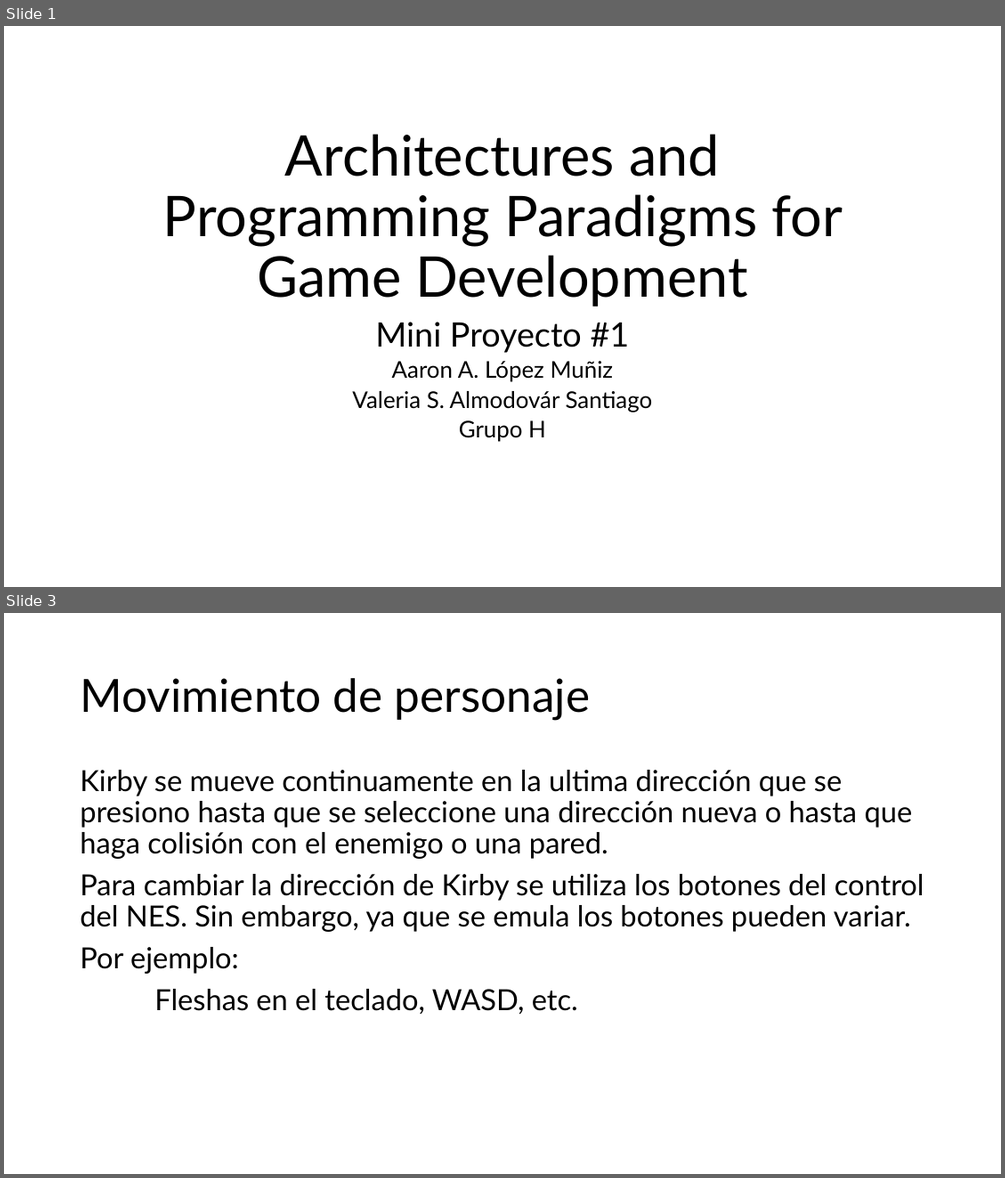
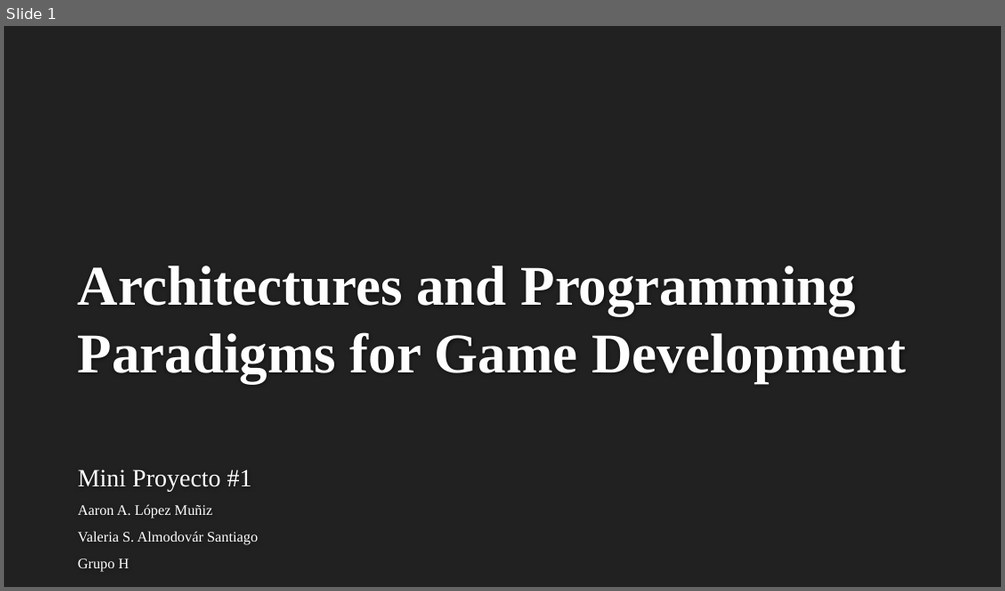
Before and after one commit to ValeriaAlmodovar/MiniProyectoCiic, a slide deck: Explicacion.pptx. Shown one above the other, each under a label of ours: slides 1 and 3 before the commit, slide 1 after it; the slides between them are not shown. The pictures are 1005x1178 and 1005x591 pixels, drawn with LibreOffice and Linux fonts; fonts in the diff are those of the drawing; background and template pictures are left out. Boxes give left, top, right and bottom in pixels: in the first picture for what was removed or moved away, otherwise in the second. Text is boxed around its words. In the diff, an @@ line names an element or a change of style, - is before the commit and + after.

```diff
--- a/Explicacion.pptx
+++ b/Explicacion.pptx
@@ slide 3 removed at (4, 613, 1001, 1174), background #FFFFFF @@
@@ title removed at (80, 678, 590, 720) @@
-Movimiento de personaje
@@ text removed at (80, 770, 924, 1014) @@
-Kirby se mueve continuamente en la ultima dirección que se presiono hasta que se seleccione una dirección nueva o hasta que haga colisión con el enemigo o una pared.
-Para cambiar la dirección de Kirby se utiliza los botones del control del NES. Sin embargo, ya que se emula los botones pueden variar.
-Por ejemplo:
-Fleshas en el teclado, WASD, etc.
@@ slide 1 changed as well @@
@@ background #FFFFFF to #212121 @@
@@ title "Architectures and Programming Paradigms for ...": place and size @@
-title "Architectures and Programming Paradigms for ..." at (163, 134, 843, 306)
+title "Architectures and Programming Paradigms for ..." at (78, 265, 906, 383)
@@ title "Architectures and Programming Paradigms for ..." at (78, 265, 906, 383): font Lato to Times New Roman, text colour #000000 to #FEFEFE, bold on; alignment centre to left; line spacing 0.9 to 1 @@
@@ subtitle "Mini Proyecto #1": place and size @@
-subtitle "Mini Proyecto #1" at (352, 321, 653, 442)
+subtitle "Mini Proyecto #1" at (78, 469, 258, 572)
@@ subtitle "Mini Proyecto #1" at (78, 469, 258, 572): size 32.4 to 24 pt in "Mini Proyecto #1"; font Lato to Times New Roman, text colour #000000 to #FFFFFF; size 22.2 to 14 pt in "Aaron A. López Muñiz", "Valeria S. Almodovár Santiago", "Grupo H"; alignment centre to left; line spacing 0.7 to 1; less space between paragraphs @@
```
Also in this commit, not shown: 8 other slides changed, 1 slide added.
